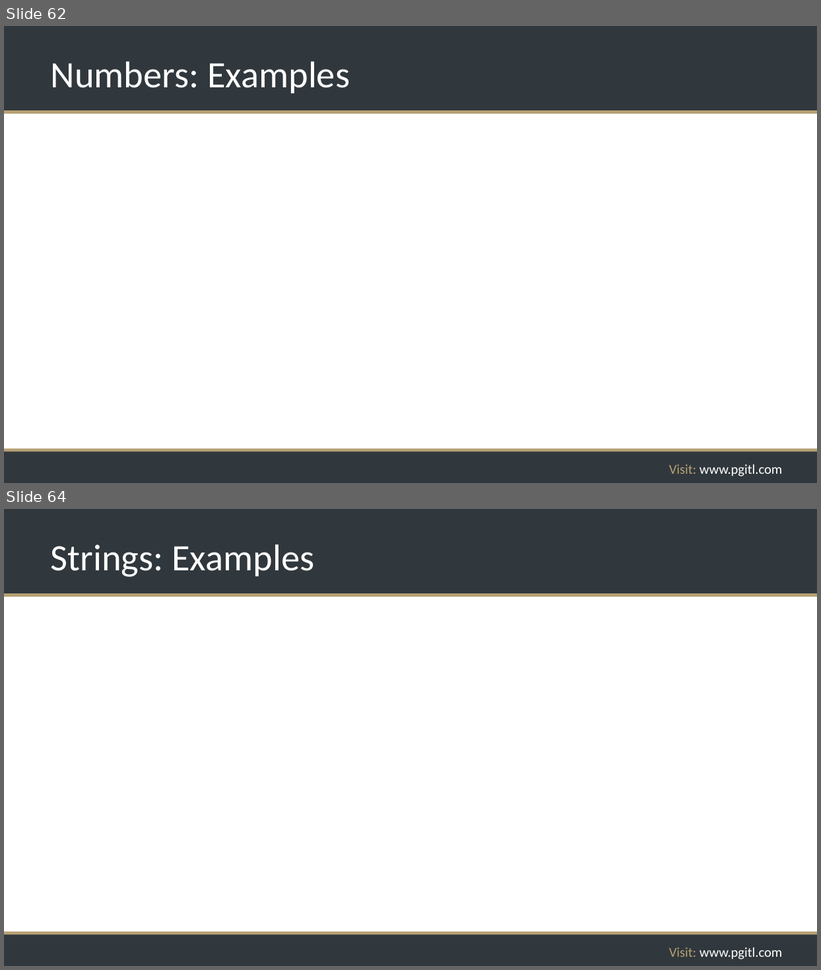
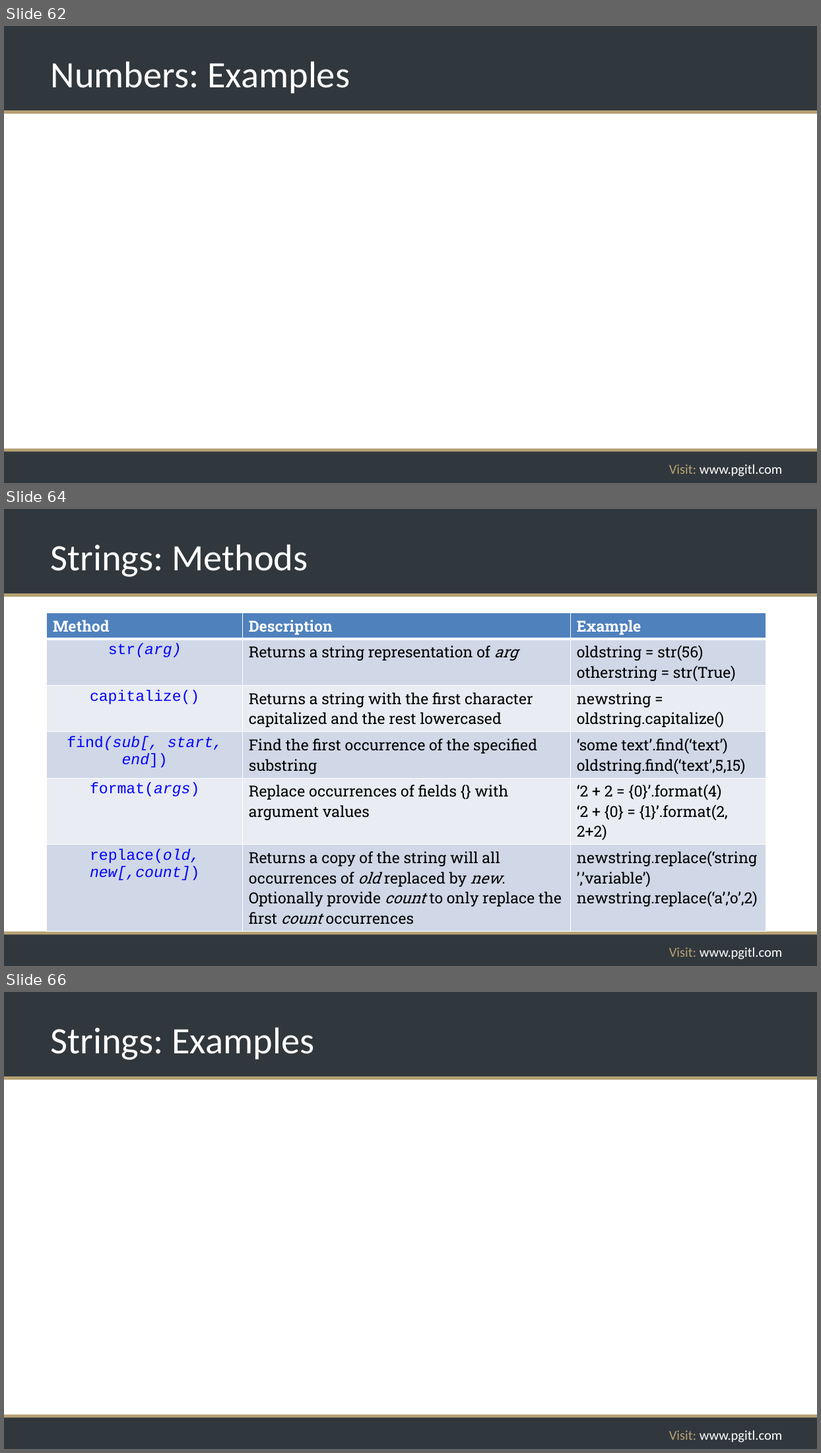
Before and after one commit to rikkouri/project-a, a slide deck: Programming Foundations.pptx. Shown one above the other, each under a label of ours: slides 62 and 64 before the commit, slides 62, 64 and 66 after it; the slides between them are not shown. The pictures are 821x970 and 821x1453 pixels, drawn with LibreOffice and Linux fonts; fonts in the diff are those of the drawing; background and template pictures are left out. Boxes give left, top, right and bottom in pixels: in the first picture for what was removed or moved away, otherwise in the second. Text is boxed around its words. In the diff, an @@ line names an element or a change of style, - is before the commit and + after.

Commit message:
More detail on str methods

```diff
--- a/Programming Foundations.pptx
+++ b/Programming Foundations.pptx
@@ slide 64 added at (x1=4, y1=509, x2=817, y2=966), background #FFFFFF; not listed: 5 template elements that a slide beside it also shows @@
@@ title added at (x1=51, y1=544, x2=308, y2=577), 44 pt, text #FFFFFF @@
+Strings: Methods
@@ table added at (x1=47, y1=613, x2=766, y2=927), 6 rows, 3 columns @@
+Method | Description | Example
+str(arg) | Returns a string representation of arg | oldstring = str(56) / otherstring = str(True)
+capitalize() | Returns a string with the first character capitalized and the rest lowercased | newstring = oldstring.capitalize()
+find(sub[, start, end]) | Find the first occurrence of the specified substring | ‘some text’.find(‘text’) / oldstring.find(‘text’,5,15)
+format(args) | Replace occurrences of fields {} with argument values | ‘2 + 2 = {0}’.format(4) / ‘2 + {0} = {1}’.format(2, 2+2)
+replace(old, new[,count]) | Returns a copy of the string will all occurrences of old replaced by new. Optionally provide count to only replace the first count occurrences | newstring.replace(‘string’,’variable’) / newstring.replace(‘a’,’o’,2)
@@ what was slide 64 is now slide 66 @@
```
Also in this commit, not shown: 2 slides changed, 1 other slide added.
